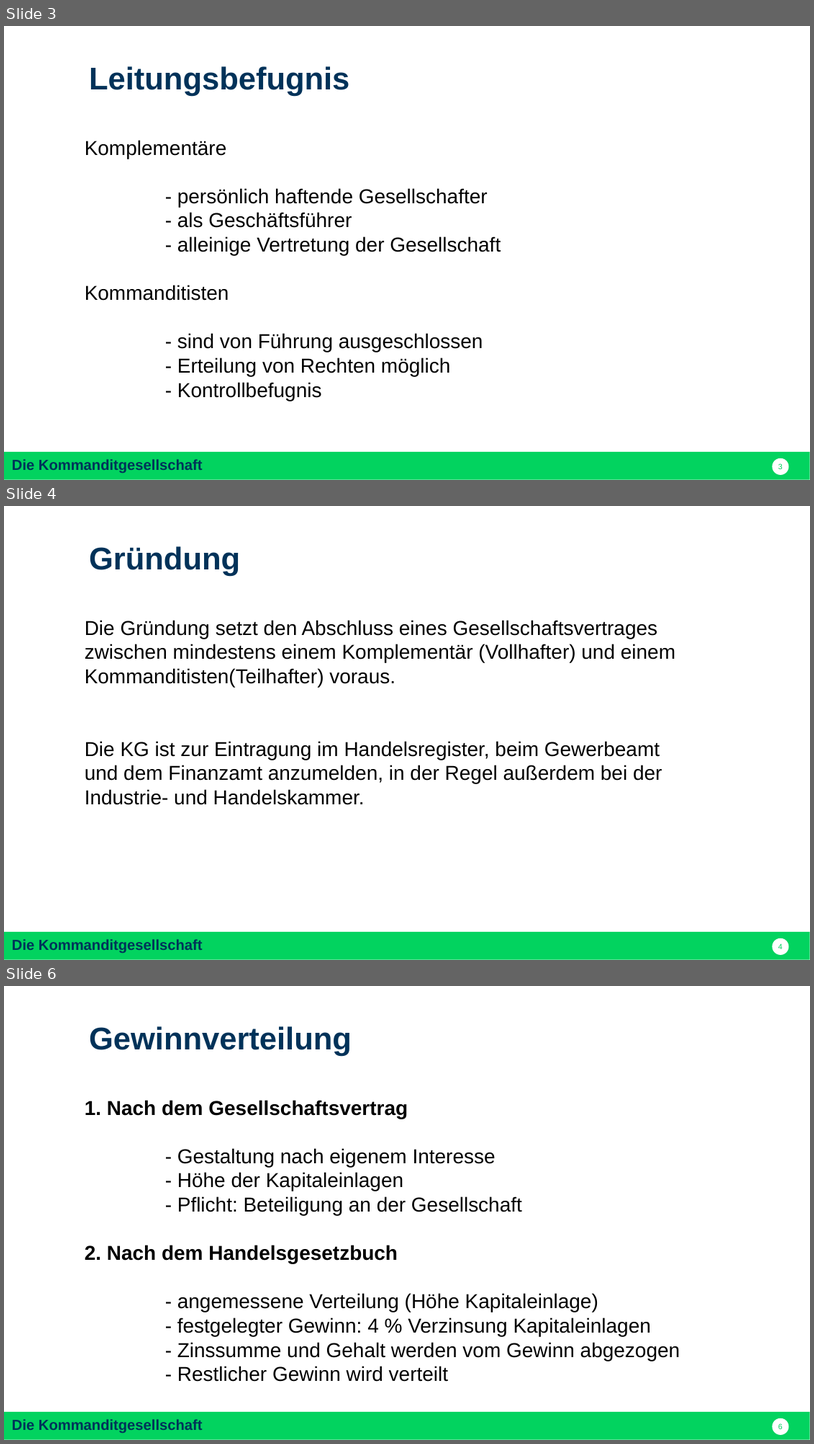
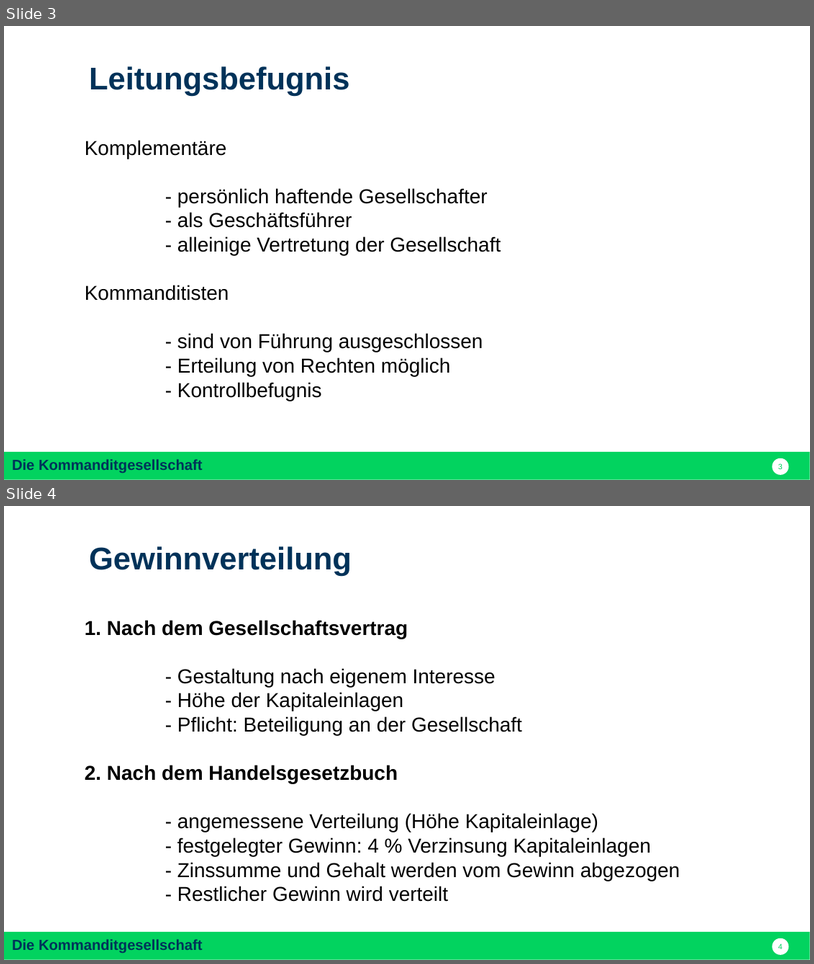
Before and after one commit to nodeg/exercises, a slide deck: Referat_BWP_KG_dom.pptx. Shown one above the other, each under a label of ours: slides 3, 4 and 6 before the commit, slides 3 and 4 after it; the slides between them are not shown. The pictures are 814x1444 and 814x964 pixels, drawn with LibreOffice and Linux fonts; fonts in the diff are those of the drawing. Boxes give left, top, right and bottom in pixels: in the first picture for what was removed or moved away, otherwise in the second. Text is boxed around its words. In the diff, an @@ line names an element or a change of style, - is before the commit and + after.

```diff
--- a/Referat_BWP_KG_dom.pptx
+++ b/Referat_BWP_KG_dom.pptx
@@ slide 4 removed at (x1=4, y1=506, x2=810, y2=960), background #FFFFFF; not listed: 2 template elements that a slide beside it also shows @@
@@ text removed at (x1=89, y1=546, x2=240, y2=576) @@
-Gründung
@@ text removed at (x1=85, y1=620, x2=676, y2=805) @@
-Die Gründung setzt den Abschluss eines Gesellschaftsvertrages zwischen mindestens einem Komplementär (Vollhafter) und einem Kommanditisten(Teilhafter) voraus.
-Die KG ist zur Eintragung im Handelsregister, beim Gewerbeamt und dem Finanzamt anzumelden, in der Regel außerdem bei der Industrie- und Handelskammer.
@@ what was slide 6 is now slide 4 @@
@@ page number at (x1=779, y1=943, x2=783, y2=949): text changed @@
-6
+4
```
Also in this commit, not shown: 2 other slides removed.
